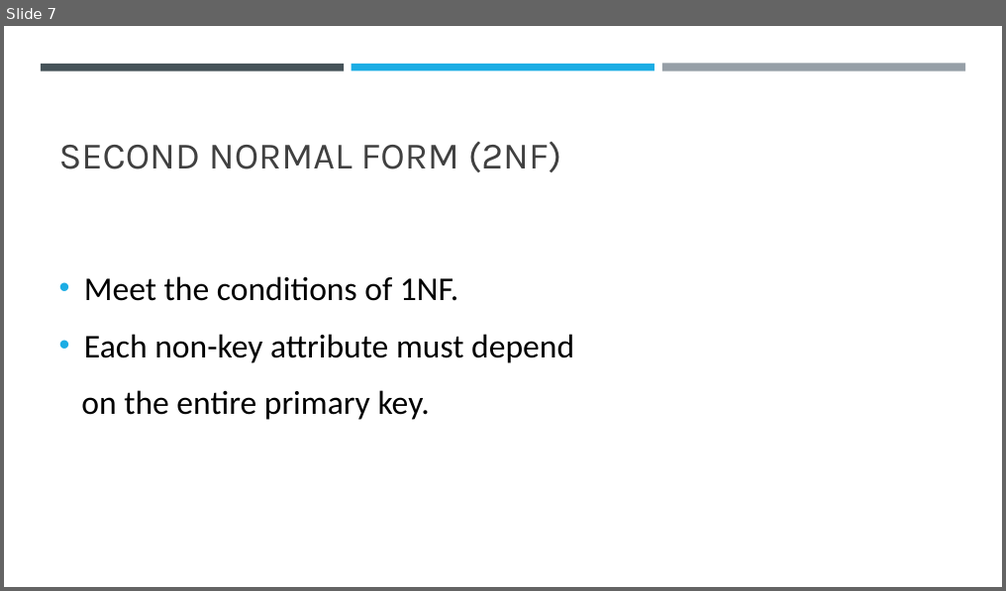
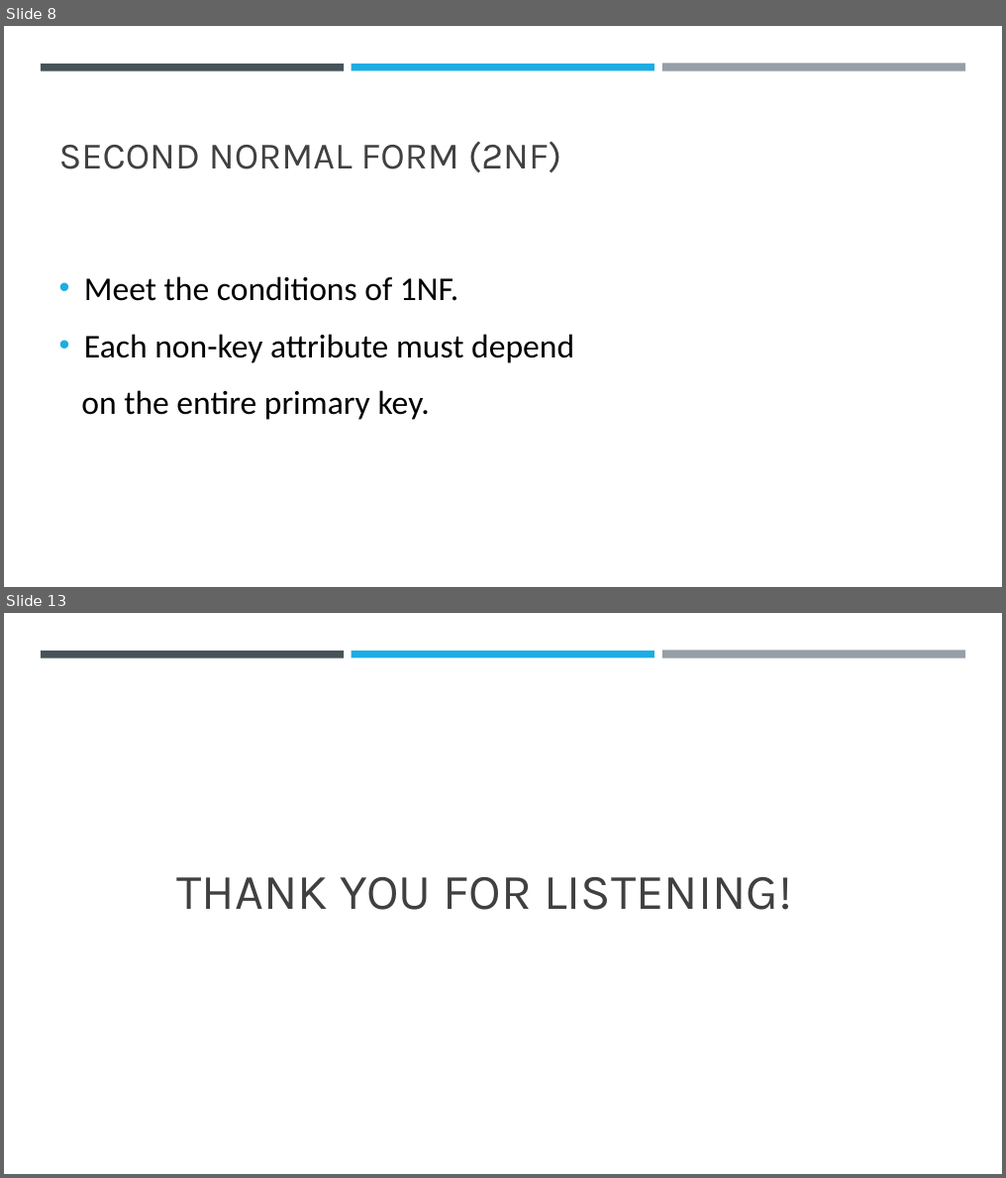
Before and after one commit to NONAME4322/ChatMate, a slide deck: Database normalization.pptx. Shown one above the other, each under a label of ours: slide 7 before the commit, slides 8 and 13 after it; the slides between them are not shown. The pictures are 1006x591 and 1006x1178 pixels, drawn with LibreOffice and Linux fonts; fonts in the diff are those of the drawing. Boxes give left, top, right and bottom in pixels: in the first picture for what was removed or moved away, otherwise in the second. Text is boxed around its words. In the diff, an @@ line names an element or a change of style, - is before the commit and + after.

```diff
--- a/Database normalization.pptx
+++ b/Database normalization.pptx
@@ slide 13 added at (4,613,1002,1174), background #FFFFFF; not listed: 3 template elements that a slide beside it also shows @@
@@ title added at (177,877,792,910), 48 pt, text #404040 @@
+THANK YOU FOR LISTENING!
@@ what was slide 7 is now slide 8 @@
```
Also in this commit, not shown: 8 slides changed, 3 other slides added, 2 slides removed.
